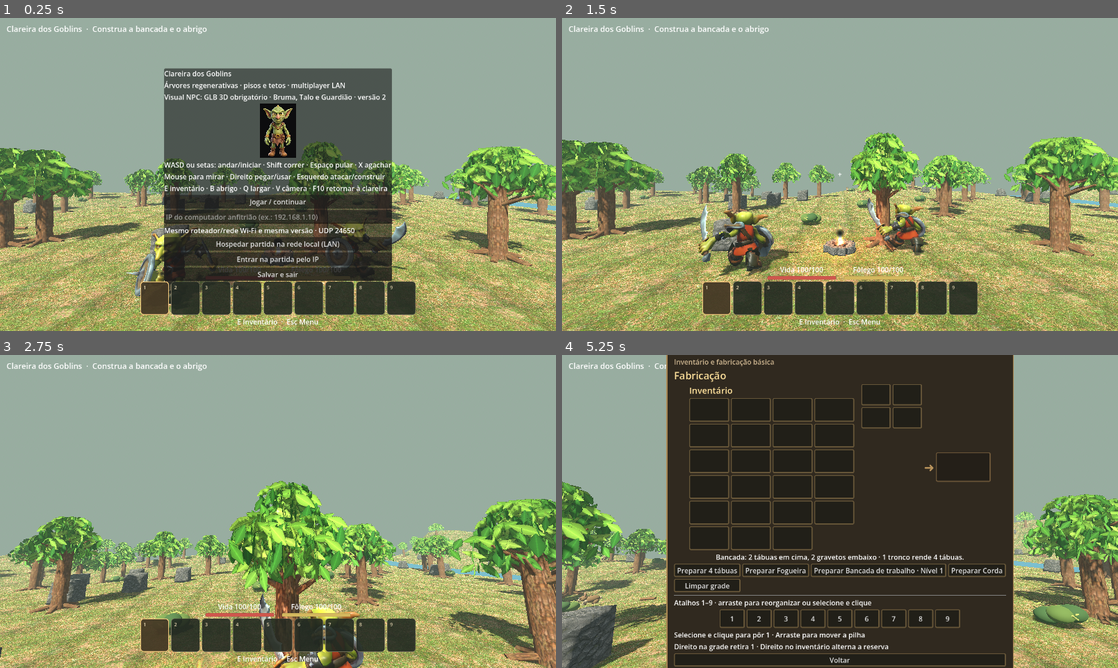
Above: before the commit, frames 1-4 (two rows, left to right).
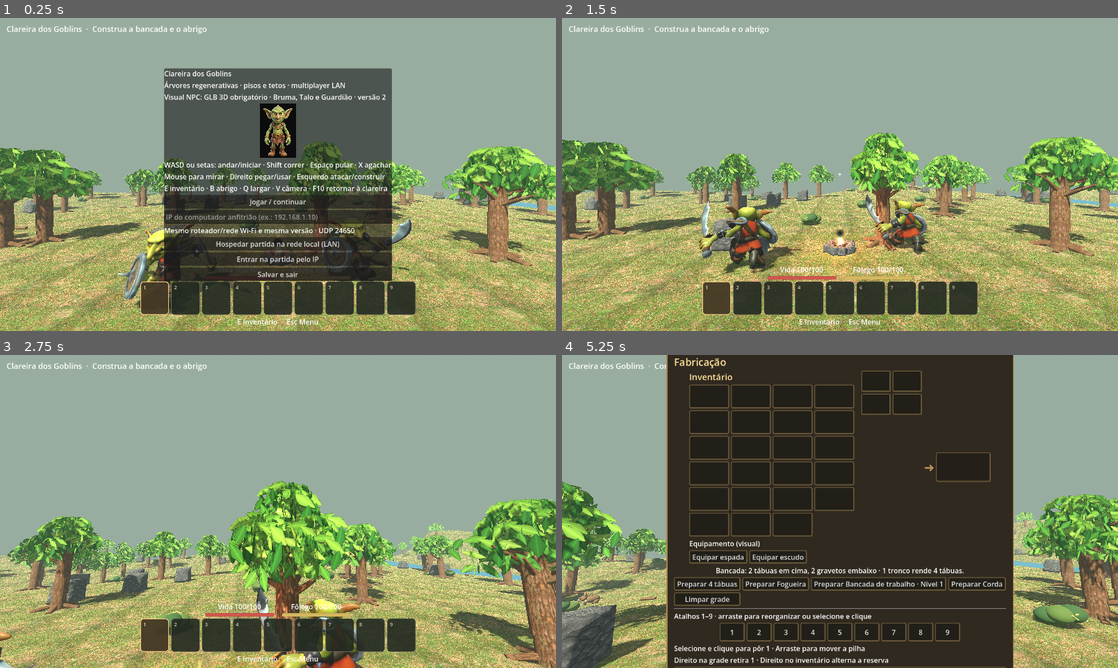
Above: after the commit, the same moments.

Repository: clebertressi88/clareira-dos-goblins
Game: Godot game, scene res://main.tscn
Same seed, same stepped clock (60 frames per second), same inputs: the game is played once before the commit and once after it.
Inputs (mouse positions are in pixels of both pictures, inside the frame that each line leads up to):
- Up to frame 1 (0.25 s): no input
- Up to frame 2 (1.5 s): click (840, 215) at 0.52 s; type "12" at 0.6 s; click "Jogar / continuar" at 1.25 s
- Up to frame 3 (2.75 s): tap Enter at 2 s; move the mouse to (305, 511) at 2.02 s; hold W (goblin_frente) from 2.03 s (still down); tap F at 2.1 s; click (305, 511) at 2.17 s; tap Space at 2.27, 2.57 s
- Up to frame 4 (5.25 s): keep holding W (goblin_frente); move the mouse to (812, 511) at 2.77 s; tap Enter at 2.85 s; click (812, 511) at 2.92 s; tap Space at 3.02, 3.32, 4.52, 4.82 s; tap F at 3.05, 3.8, 4.55 s; move the mouse to (851, 505) at 3.52 s; tap Keypad Enter at 3.6 s; click (851, 505) at 3.67 s; move the mouse to (834, 517) at 4.27 s; tap Shift at 4.35 s; click (834, 517) at 4.42 s; move the mouse to (878, 514) at 5.02 s; tap E at 5.1 s; click (878, 514) at 5.17 s

The runs differ from the first frame. In frame 1, 1.3% of the frame differs, in the area x 16-74%, y 49-95%; in frame 2, 2.4%; in frame 3, 1.3%; in frame 4, 10%, in the area x 20-80%, y 0-100%.

Commit message:
feat: preservar atlas UV original e separar espada/escudo equipaveis com sincronizacao LAN

Diff:
--- a/Projeto-Godot/main.gd
+++ b/Projeto-Godot/main.gd
@@ -40,6 +40,8 @@
 const BACKPACK_SIZE := 12
 const BACKPACK_STACK_LIMIT := 64
 var backpack_equipped := false
+var sword_equipped := false
+var shield_equipped := false
 var backpack_slots: Array[Vector2i] = []
 var backpack_selected_item := -1
 var backpack_visual: Node3D
@@ -51,7 +53,7 @@
 const SOLID := 1
 const TARGET := 2
 const NET_PORT := 24650
-const NET_PROTOCOL := 5 # Sincroniza todos os itens descartados e estruturas entre jogadores
+const NET_PROTOCOL := 6 # Equipamento de espada e escudo sincronizado entre jogadores
 const NET_SHARED_KINDS := ITEM_KINDS + ["block"] # Inclui armas e ferramentas que antes ficavam invisiveis aos outros jogadores
 var stock := [0,0,0,0,0,0,0,0,0,0,0,0,0,0,0,0,0,0,0,0,0,0]
 var reserve := [0,0,0,0,0,0,0,0,0,0,0,0,0,0,0,0,0,0,0,0]
@@ -412,6 +414,7 @@
 	player.add_child(player_model)
 	player_model.rotation.y = PI
 	goblin_npc(player_model,Color("#895938"))
+	apply_player_equipment()
 	backpack_visual = Node3D.new()
 	backpack_visual.name = "MochilaVestida"
 	player_model.add_child(backpack_visual)
@@ -1957,6 +1960,30 @@
 	craft_cells.fill(Vector2i(-1,0))
 	show_inventory()
 
+func apply_player_equipment() -> void:
+	if not is_instance_valid(player_model):
+		return
+	var rig_node := player_model.get_node_or_null("GoblinRig")
+	if rig_node != null:
+		rig_node.call("set_equipment",sword_equipped,shield_equipped)
+
+
+func toggle_player_equipment(which: String) -> void:
+	if which=="sword":
+		sword_equipped = not sword_equipped
+	elif which=="shield":
+		shield_equipped = not shield_equipped
+	else:
+		return
+	apply_player_equipment()
+	save_game()
+	show_inventory()
+
+
+func player_equipment_mask() -> int:
+	return (1 if sword_equipped else 0) | (2 if shield_equipped else 0)
+
+
 func show_inventory() -> void:
 	sync_inventory_slots()
 	if not inventory:
@@ -1998,6 +2025,19 @@
 	caption.modulate = Color("#ffe29c")
 	inventory_side.add_child(caption)
 	inventory_side.add_child(inventory_grid)
+	var gear_title := Label.new()
+	gear_title.text = "Equipamento (visual)"
+	inventory_side.add_child(gear_title)
+	var gear_row := HBoxContainer.new()
+	inventory_side.add_child(gear_row)
+	for gear in ["sword","shield"]:
+		var gear_button := Button.new()
+		var is_on := sword_equipped if gear=="sword" else shield_equipped
+		gear_button.text = ("Retirar " if is_on else "Equipar ") + ("espada" if gear=="sword" else "escudo")
+		gear_button.tooltip_text = "Exibir ou ocultar equipamento original na mao do personagem."
+		gear_button.pressed.connect(toggle_player_equipment.bind(gear))
+		style_craft_button(gear_button)
+		gear_row.add_child(gear_button)
 	for slot_index in range(inventory_slots.size()):
 		var kind: int = inventory_slots[slot_index]
 		var item := Button.new()
@@ -2940,7 +2980,7 @@
 	if net_role!="solo" and multiplayer.multiplayer_peer and multiplayer.multiplayer_peer.get_connection_status()==MultiplayerPeer.CONNECTION_CONNECTED and elapsed>next_net:
 		next_net = elapsed+.10
 		if net_role=="host" or net_connected:
-			send_position.rpc(player.global_position,player.rotation.y)
+			send_position.rpc(player.global_position,player.rotation.y,player_equipment_mask())
 	if net_role=="host" and multiplayer.get_peers().size()>0:
 		net_entities_clock += dt
 		if net_entities_clock>=.15:
@@ -3553,6 +3593,8 @@
 		reserve[i] = int(saved_reserve[i])
 	hotbar_manual = bool(data.get("hotbar_manual",false))
 	backpack_equipped = bool(data.get("backpack_equipped",false)) and stock[BACKPACK_ITEM]>0
+	sword_equipped = bool(data.get("sword_equipped",false))
+	shield_equipped = bool(data.get("shield_equipped",false))
 	var saved_inventory: Array = data.get("inventory_slots",[])
 	for index in range(mini(inventory_slots.size(),saved_inventory.size())):
 		var kind := int(saved_inventory[index])
@@ -3595,7 +3637,8 @@
 		var p := player.position
 		file.store_string(JSON.stringify({"stock":stock,"bar_items":bar_items,"reserve":reserve,"removed":removed,
 			"placed":placed,"tree_regrowth":tree_regrowth,"cleared_stumps":cleared_stumps,"health":health,"hut":hut,"bench":bench,"won":won,"pos":[p.x,p.y,p.z],
-			"backpack_equipped":backpack_equipped,"backpack_slots":serialize_backpack(),"hotbar_manual":hotbar_manual,"inventory_slots":inventory_slots}))
+			"backpack_equipped":backpack_equipped,"backpack_slots":serialize_backpack(),"hotbar_manual":hotbar_manual,"inventory_slots":inventory_slots,
+			"sword_equipped":sword_equipped,"shield_equipped":shield_equipped}))
 		file.close()
 		DirAccess.rename_absolute(ProjectSettings.globalize_path(SAVE+".tmp"),ProjectSettings.globalize_path(SAVE))
 
@@ -4069,11 +4112,14 @@
 	avatar.add_child(visual)
 	visual.rotation.y = PI
 	goblin_npc(visual,Color("#895938"))
+	var remote_rig := visual.get_node_or_null("GoblinRig")
+	if remote_rig != null:
+		remote_rig.call("set_equipment",false,false)
 	remotes[peer_id] = avatar
 	return avatar
 
 
-func net_apply_avatar_position(peer_id: int,pos: Vector3,facing: float) -> void:
+func net_apply_avatar_position(peer_id: int,pos: Vector3,facing: float,gear_mask: int) -> void:
 	if peer_id==multiplayer.get_unique_id() or not pos.is_finite() or not is_finite(facing):
 		return
 	if pos.length()>50000:
@@ -4086,30 +4132,34 @@
 		avatar.position = pos
 	avatar.set_meta("destination",pos)
 	avatar.rotation.y = facing
+	var avatar_visual := avatar.get_child(0) as Node3D
+	var avatar_rig := avatar_visual.get_node_or_null("GoblinRig")
+	if avatar_rig != null:
+		avatar_rig.call("set_equipment",(gear_mask&1)!=0,(gear_mask&2)!=0)
 
 
 @rpc("any_peer","call_remote","unreliable_ordered")
-func send_position(pos: Vector3,facing: float) -> void:
+func send_position(pos: Vector3,facing: float,gear_mask: int) -> void:
 	var sender := multiplayer.get_remote_sender_id()
 	if sender<1:
 		return
 	if net_role!="host":
 		# Cliente so aceita atualizacoes do anfitriao; nao de outros clientes.
 		if sender==1:
-			net_apply_avatar_position(1,pos,facing)
+			net_apply_avatar_position(1,pos,facing,gear_mask)
 		return
 	if not multiplayer.get_peers().has(sender):
 		return
-	net_apply_avatar_position(sender,pos,facing)
+	net_apply_avatar_position(sender,pos,facing,gear_mask)
 	# O anfitriao encaminha posicoes para todos os outros clientes.
-	net_relay_position.rpc(sender,pos,facing)
+	net_relay_position.rpc(sender,pos,facing,gear_mask)
 
 
 @rpc("authority","call_remote","unreliable_ordered")
-func net_relay_position(peer_id: int,pos: Vector3,facing: float) -> void:
+func net_relay_position(peer_id: int,pos: Vector3,facing: float,gear_mask: int) -> void:
 	if net_role!="client" or multiplayer.get_remote_sender_id()!=1:
 		return
-	net_apply_avatar_position(peer_id,pos,facing)
+	net_apply_avatar_position(peer_id,pos,facing,gear_mask)
 
 
 @rpc("authority","call_remote","reliable")
--- a/Projeto-Godot/npc_goblin.gd
+++ b/Projeto-Godot/npc_goblin.gd
@@ -4,6 +4,7 @@
 ## skinning em tempo de execucao, mantendo UVs, materiais e textura do arquivo.
 ## O movimento real e feito por Skeleton3D, nao pelo antigo balanco de cabeca.
 const MODEL: PackedScene = preload("res://modelos/goblin_npc.glb")
+const EQUIPMENT = preload("res://npc_goblin_equipment.gd")
 
 const BONES := [
 	"Quadril",       # 0
@@ -23,6 +24,10 @@
 const PARENTS := [-1,0,1,1,3,1,5,0,7,0,9,8,10]
 
 var skeletons: Array[Skeleton3D] = []
+var sword_parts: Array[Node3D] = []
+var shield_parts: Array[Node3D] = []
+var sword_equipped := true
+var shield_equipped := true
 var walk_phase := 0.0
 var walk_blend := 0.0
 
@@ -40,6 +45,16 @@
 	model.name = "ModeloGoblin"
 	pivot.add_child(model)
 	var parts := model.find_children("*","MeshInstance3D",true,false)
+	var gear_sections: Dictionary = {}
+	for node in parts:
+		var part := node as MeshInstance3D
+		if part == null or part.mesh == null:
+			continue
+		var pieces: Array = EQUIPMENT.split_mesh(part)
+		if pieces[0] == null:
+			continue
+		gear_sections[part.get_instance_id()] = {"sword":pieces[1],"shield":pieces[2]}
+		part.mesh = pieces[0]
 	var bounds_min := Vector3(INF,INF,INF)
 	var bounds_max := Vector3(-INF,-INF,-INF)
 	for node in parts:
@@ -68,13 +83,29 @@
 	for node in parts:
 		var part := node as MeshInstance3D
 		if part != null and part.mesh != null:
+			var previous_count := skeletons.size()
 			_skin_part(part)
-	if skeletons.is_empty():
+			if skeletons.size()>previous_count and gear_sections.has(part.get_instance_id()):
+				var group: Dictionary = gear_sections[part.get_instance_id()]
+				var skeleton := skeletons[-1]
+				EQUIPMENT.attach(part,skeleton,group["sword"] as ArrayMesh,"Espada","AntebracoDir",sword_parts)
+				EQUIPMENT.attach(part,skeleton,group["shield"] as ArrayMesh,"Escudo","AntebracoEsq",shield_parts)
+	if skeletons.is_empty() or sword_parts.is_empty() or shield_parts.is_empty():
 		push_error("GLB sem pesos de ossos ou malhas compativeis.")
 		pivot.queue_free()
 		return false
+	set_equipment(sword_equipped,shield_equipped)
 	set_meta("skeleton_ready",true)
+	set_meta("atlas_original_preservado",true)
 	return true
+
+func set_equipment(sword: bool, shield: bool) -> void:
+	sword_equipped = sword
+	shield_equipped = shield
+	for item in sword_parts:
+		if is_instance_valid(item): item.visible = sword
+	for item in shield_parts:
+		if is_instance_valid(item): item.visible = shield
 
 func _skin_part(part: MeshInstance3D) -> void:
 	var original := part.mesh
--- /dev/null
+++ b/Projeto-Godot/npc_goblin_equipment.gd
@@ -0,0 +1,169 @@
+extends RefCounted
+## Separa espada, escudo e corpo diretamente das ilhas de triangulos do GLB.
+## A textura ORIGINAL e mantida: cada superficie copia as UVs, normais e
+## material PBR do arquivo fonte, sem inventar cores ou repintar detalhes.
+## Coordenadas medidas em goblin_npc.glb (Sketchfab): espada em +X,
+## escudo em -X, ambos constituídos de ilhas desconectadas do corpo.
+
+static func _root(parents: Array[int], n: int) -> int:
+	while parents[n]!=n:
+		n = parents[n]
+	return n
+
+static func _union(parents: Array[int], sizes: Array[int], a: int, b: int) -> void:
+	var ra := _root(parents,a)
+	var rb := _root(parents,b)
+	if ra==rb:
+		return
+	if sizes[ra]<sizes[rb]:
+		var old := ra
+		ra = rb
+		rb = old
+	parents[rb] = ra
+	sizes[ra] += sizes[rb]
+
+
+static func split_mesh(part: MeshInstance3D) -> Array:
+	var original := part.mesh
+	var output: Array = [ArrayMesh.new(),ArrayMesh.new(),ArrayMesh.new()]
+	for surface in range(original.get_surface_count()):
+		var source: Array = original.surface_get_arrays(surface)
+		var vertices: PackedVector3Array = source[Mesh.ARRAY_VERTEX]
+		var indices: PackedInt32Array = source[Mesh.ARRAY_INDEX]
+		if vertices.is_empty():
+			continue
+		if indices.is_empty():
+			indices.resize(vertices.size())
+			for i in range(vertices.size()):
+				indices[i] = i
+		var face_count := indices.size()/3
+		var roots: Array[int] = []
+		var sizes: Array[int] = []
+		roots.resize(face_count)
+		sizes.resize(face_count)
+		for i in range(face_count):
+			roots[i] = i
+			sizes[i] = 1
+		var first_face: Dictionary = {}
+		for i in range(face_count):
+			for offset in range(3):
+				var vertex: int = indices[i*3+offset]
+				if first_face.has(vertex):
+					_union(roots,sizes,i,int(first_face[vertex]))
+				else:
+					first_face[vertex] = i
+		var centers: Dictionary = {}
+		var face_counts: Dictionary = {}
+		for face in range(face_count):
+			var id := _root(roots,face)
+			var center := (vertices[indices[face*3]]+
+				vertices[indices[face*3+1]]+vertices[indices[face*3+2]])/3.0
+			centers[id] = (centers.get(id,Vector3.ZERO) as Vector3)+center
+			face_counts[id] = int(face_counts.get(id,0))+1
+		var class_by_island: Dictionary = {}
+		for id in centers.keys():
+			var center: Vector3 = centers[id]/float(face_counts[id])
+			var group := 0 # corpo
+			if center.x > 28.0:
+				group = 1 # espada
+			elif center.x < -13.0 and center.y > -45.0 and center.z < -4.0:
+				group = 2 # escudo
+			class_by_island[id] = group
+		var groups: Array = [PackedInt32Array(),PackedInt32Array(),PackedInt32Array()]
+		for face in range(face_count):
+			var group: int = int(class_by_island[_root(roots,face)])
+			var destination: PackedInt32Array = groups[group]
+			for j in range(3):
+				destination.append(indices[face*3+j])
+			groups[group] = destination
+		for group in range(3):
+			var selected: PackedInt32Array = groups[group]
+			if selected.is_empty():
+				continue
+			var copied: Array = _compact_surface(source,selected)
+			var mesh := output[group] as ArrayMesh
+			mesh.add_surface_from_arrays(Mesh.PRIMITIVE_TRIANGLES,copied)
+			var source_material: Material = part.get_active_material(surface)
+			if source_material != null:
+				# Copia sem editar UV ou albedo: mesma textura do arquivo original.
+				var rebuilt: Material = source_material.duplicate(true)
+				mesh.surface_set_material(mesh.get_surface_count()-1,rebuilt)
+	var pieces: Array = []
+	for item in output:
+		var mesh := item as ArrayMesh
+		pieces.append(mesh if mesh.get_surface_count()>0 else null)
+	return pieces
+
+
+static func _compact_surface(source: Array, selected: PackedInt32Array) -> Array:
+	var result: Array = []
+	result.resize(Mesh.ARRAY_MAX)
+	var old_positions: PackedVector3Array = source[Mesh.ARRAY_VERTEX]
+	var positions := PackedVector3Array()
+	var normals := PackedVector3Array()
+	var uv := PackedVector2Array()
+	var tangents := PackedFloat32Array()
+	var colors := PackedColorArray()
+	var uv2 := PackedVector2Array()
+	var indices := PackedInt32Array()
+	var seen: Dictionary = {}
+	var has_normals := source[Mesh.ARRAY_NORMAL] is PackedVector3Array
+	var has_uv := source[Mesh.ARRAY_TEX_UV] is PackedVector2Array
+	var has_tangents := source[Mesh.ARRAY_TANGENT] is PackedFloat32Array
+	var has_colors := source[Mesh.ARRAY_COLOR] is PackedColorArray
+	var has_uv2 := source[Mesh.ARRAY_TEX_UV2] is PackedVector2Array
+	for previous in selected:
+		var id: int
+		if seen.has(previous):
+			id = int(seen[previous])
+		else:
+			id = positions.size()
+			seen[previous] = id
+			positions.append(old_positions[previous])
+			if has_normals:
+				var src_normals: PackedVector3Array = source[Mesh.ARRAY_NORMAL]
+				normals.append(src_normals[previous])
+			if has_uv:
+				var src_uv: PackedVector2Array = source[Mesh.ARRAY_TEX_UV]
+				uv.append(src_uv[previous])
+			if has_tangents:
+				var src_tangents: PackedFloat32Array = source[Mesh.ARRAY_TANGENT]
+				for j in range(4):
+					tangents.append(src_tangents[previous*4+j])
+			if has_colors:
+				var src_colors: PackedColorArray = source[Mesh.ARRAY_COLOR]
+				colors.append(src_colors[previous])
+			if has_uv2:
+				var src_uv2: PackedVector2Array = source[Mesh.ARRAY_TEX_UV2]
+				uv2.append(src_uv2[previous])
+		indices.append(id)
+	result[Mesh.ARRAY_VERTEX] = positions
+	result[Mesh.ARRAY_INDEX] = indices
+	if has_normals: result[Mesh.ARRAY_NORMAL] = normals
+	if has_uv: result[Mesh.ARRAY_TEX_UV] = uv
+	if has_tangents: result[Mesh.ARRAY_TANGENT] = tangents
+	if has_colors: result[Mesh.ARRAY_COLOR] = colors
+	if has_uv2: result[Mesh.ARRAY_TEX_UV2] = uv2
+	return result
+
+
+static func attach(body: MeshInstance3D, skeleton: Skeleton3D, asset: ArrayMesh,
+		name: String, bone_name: String, collection: Array[Node3D]) -> void:
+	if asset == null:
+		return
+	var bone_index := skeleton.find_bone(bone_name)
+	if bone_index<0:
+		push_error("Osso de mao nao encontrado: "+bone_name)
+		return
+	var anchor := BoneAttachment3D.new()
+	anchor.name = "Encaixe"+name
+	anchor.bone_name = bone_name
+	skeleton.add_child(anchor)
+	var piece := MeshInstance3D.new()
+	piece.name = name
+	piece.mesh = asset
+	anchor.add_child(piece)
+	# Compensa a transformacao do osso na pose neutra: visual original
+	# permanece identico. O equipamento segue a mao ao animar.
+	piece.transform = skeleton.get_bone_global_rest(bone_index).affine_inverse()*body.transform
+	collection.append(piece)
--- a/Projeto-Godot/tests/test_goblin_npc_model.gd
+++ b/Projeto-Godot/tests/test_goblin_npc_model.gd
@@ -50,6 +50,21 @@
 	if active_parts<2 or not arms or not legs:
 		fail(title+": nao ha pele articulada em bracos E pernas")
 		return false
+	var swords: Array = controller.get("sword_parts")
+	var shields: Array = controller.get("shield_parts")
+	if swords.is_empty() or shields.is_empty():
+		fail(title+": espada e escudo nao foram separados da malha do corpo")
+		return false
+	controller.call("set_equipment",false,false)
+	for piece in swords+shields:
+		if not is_instance_valid(piece) or piece.visible or (piece as MeshInstance3D).mesh == null:
+			fail(title+": item nao foi removido da mao corretamente")
+			return false
+	controller.call("set_equipment",true,true)
+	for piece in swords+shields:
+		if not piece.visible:
+			fail(title+": item nao reapareceu ao equipar")
+			return false
 	controller.call("animate",Vector3(2,0,0),.3,true)
 	var skeleton := skeletons[0] as Skeleton3D
 	if skeleton.get_bone_pose_rotation(7).angle_to(Quaternion.IDENTITY)<.05 or skeleton.get_bone_pose_rotation(3).angle_to(Quaternion.IDENTITY)<.05:
